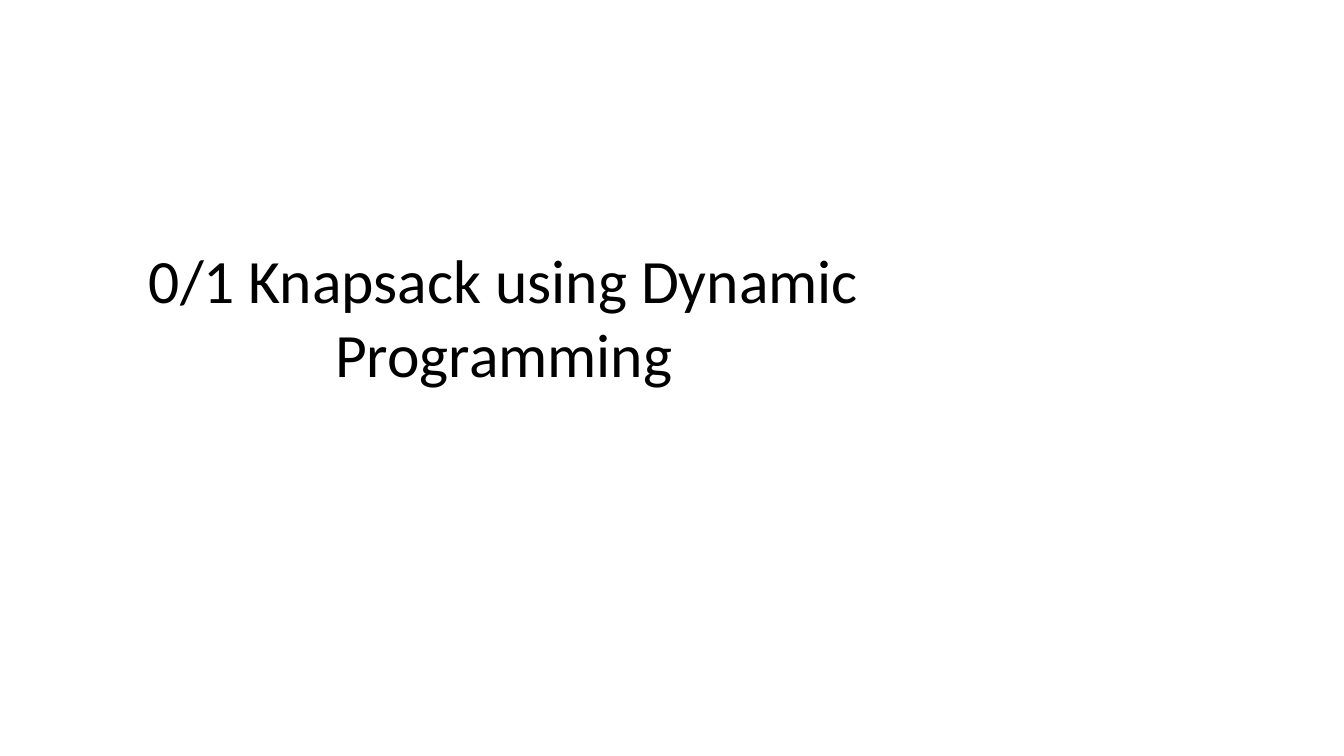
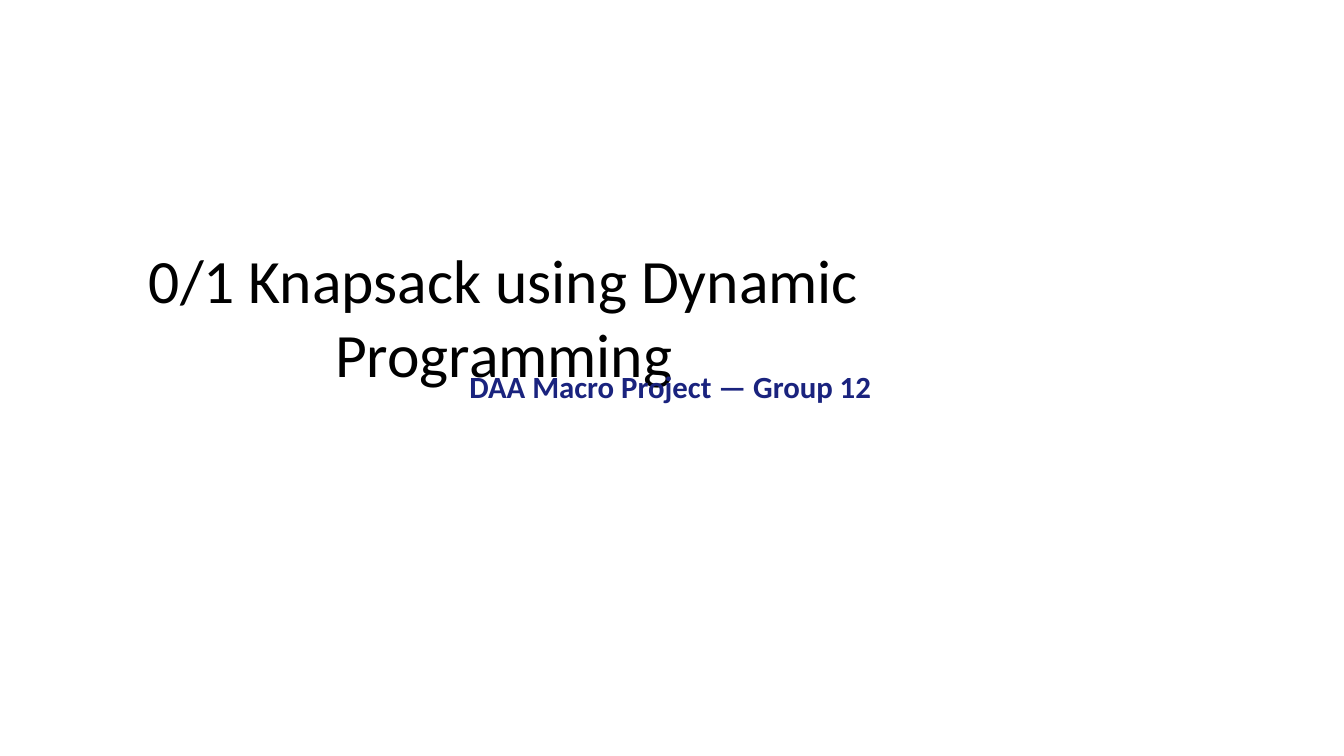
Before and after one commit to ailenikrishnasahithi26-a11y/DAA-Macro-Project-Group12, a slide deck: slide 20 of Group12_DAA_Macro_Project.pptx (slide 19 before the commit). Drawn at 1344x756 pixels with LibreOffice and Linux fonts; fonts in the diff are those of the drawing. Boxes give left, top, right and bottom in pixels: in the first picture for what was removed or moved away, otherwise in the second. Text is boxed around its words. In the diff, an @@ line names an element or a change of style, - is before the commit and + after.

Commit message:
Add Group 12 cover and section headers to presentation

```diff
--- a/Group12_DAA_Macro_Project.pptx
+++ b/Group12_DAA_Macro_Project.pptx
@@ text added at bbox=[469, 372, 871, 404], 22 pt, text #1A237E, bold @@
+DAA Macro Project — Group 12
```
Also in this commit, not shown: 3 other slides changed, 1 slide added.
